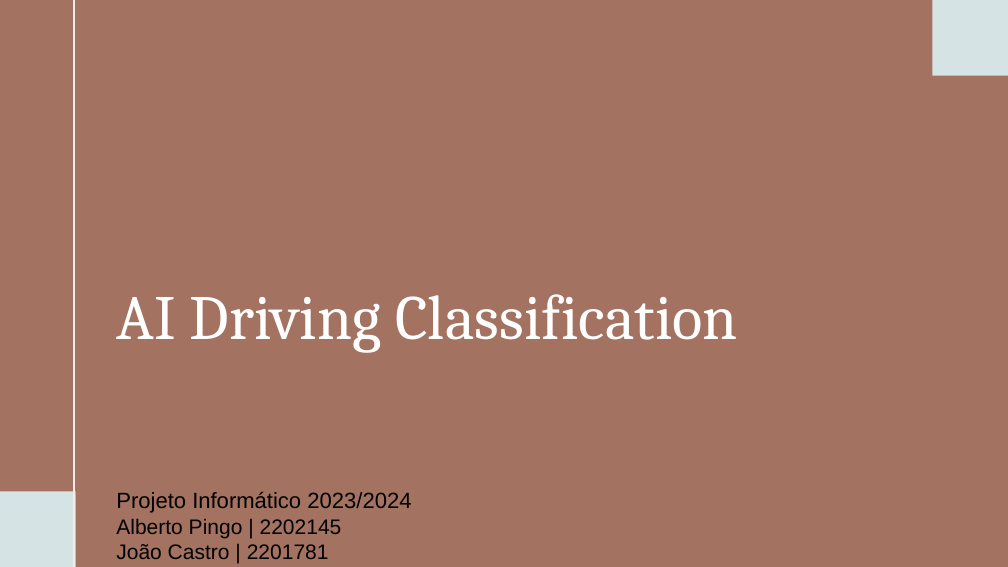
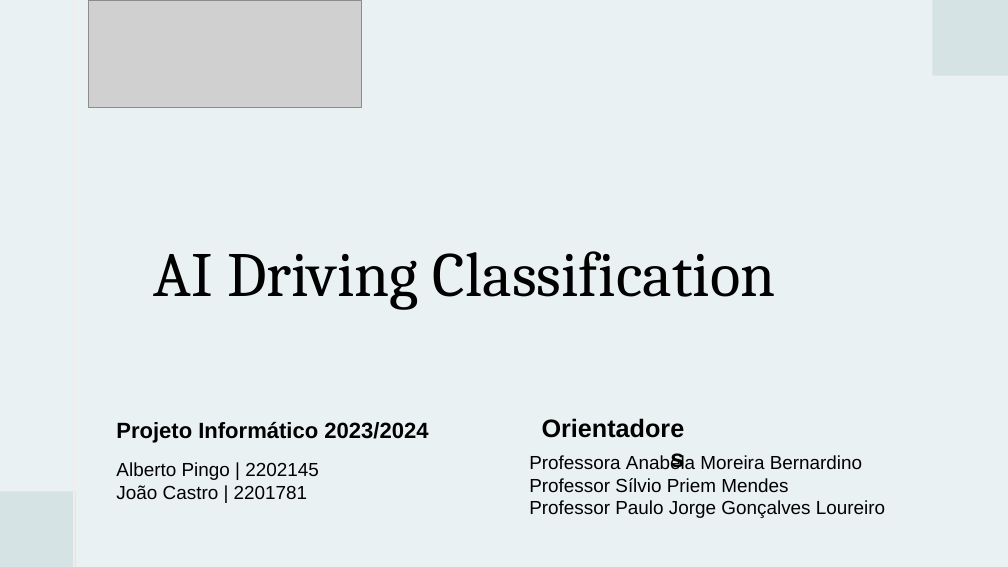
Before and after one commit to albertopingo/AI-driving-classification_FinalProject_CEng, a slide deck: slide 1 of ProjInf_AI_Driving_Classification.pptx. Drawn at 1008x567 pixels with LibreOffice and Linux fonts; fonts in the diff are those of the drawing; grey boxes stand for pictures. Boxes give left, top, right and bottom in pixels: in the first picture for what was removed or moved away, otherwise in the second. Text is boxed around its words. In the diff, an @@ line names an element or a change of style, - is before the commit and + after.

Commit message:
Changes on Presentation

```diff
--- a/ProjInf_AI_Driving_Classification.pptx
+++ b/ProjInf_AI_Driving_Classification.pptx
@@ background #A37261 to #EAF1F2 @@
@@ picture added at [88, 0, 361, 107] @@
@@ title "AI Driving Classification": place and size @@
-title "AI Driving Classification" at [116, 294, 738, 353]
+title "AI Driving Classification" at [154, 251, 776, 310]
@@ title "AI Driving Classification" at [154, 251, 776, 310]: text colour #FFFFFF to #000000 @@
@@ text "Projeto Informático 2023/2024": place and size @@
-text "Projeto Informático 2023/2024" at [116, 491, 411, 559]
+text "Projeto Informático 2023/2024" at [116, 421, 428, 443]
@@ text "Projeto Informático 2023/2024" at [116, 421, 428, 443]: bold on @@
@@ text added at [522, 409, 692, 447], 24 pt, text #000000, bold @@
+Orientadores
@@ text added at [116, 462, 319, 499], 18 pt, text #000000 @@
+Alberto Pingo | 2202145
+João Castro | 2201781
@@ text added at [529, 454, 885, 518], 18 pt, text #000000 @@
+Professora Anabela Moreira Bernardino
+Professor Sílvio Priem Mendes
+Professor Paulo Jorge Gonçalves Loureiro
@@ text at [116, 519, 342, 559]: paragraphs removed @@
-Alberto Pingo | 2202145
-João Castro | 2201781
```
Also in this commit, not shown: 3 other slides changed, 1 slide added, 1 slide removed.
